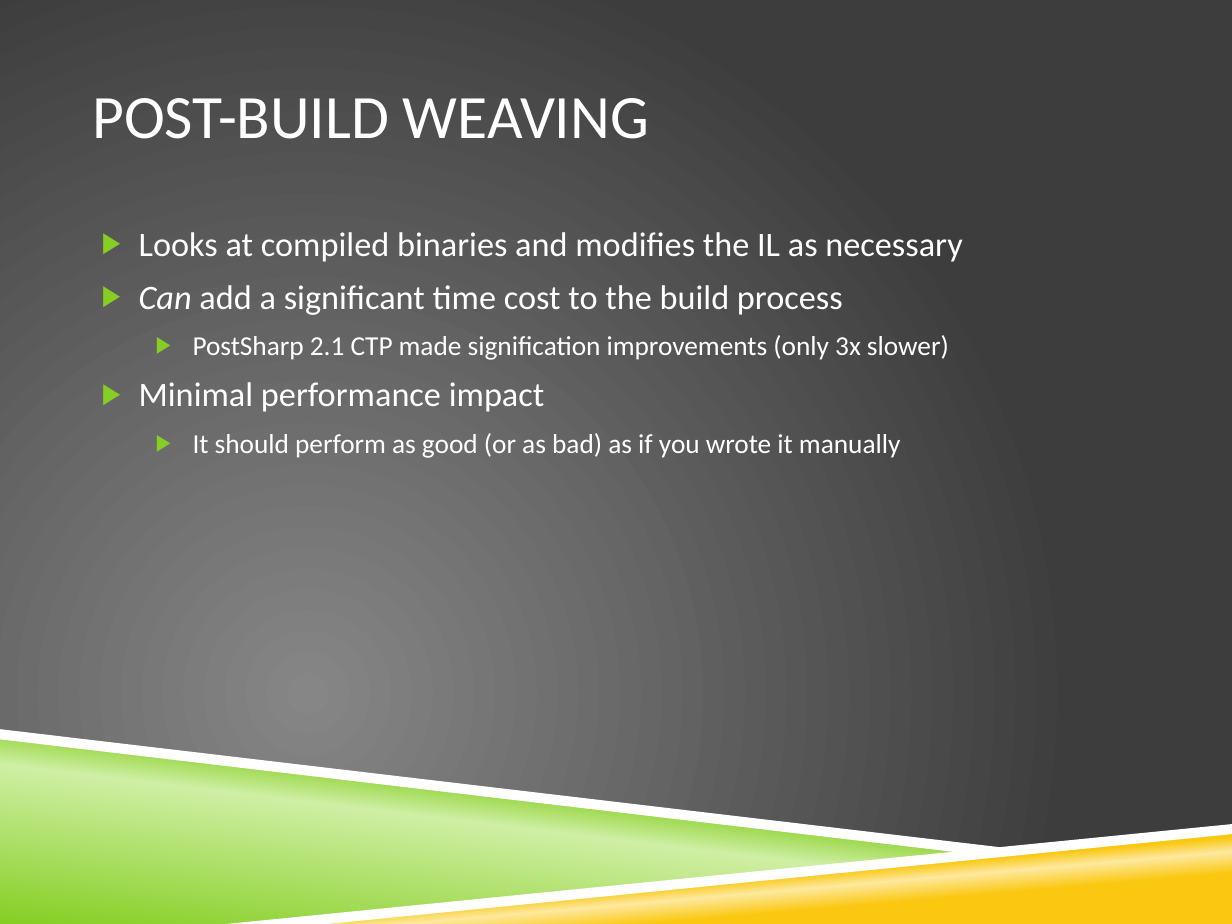
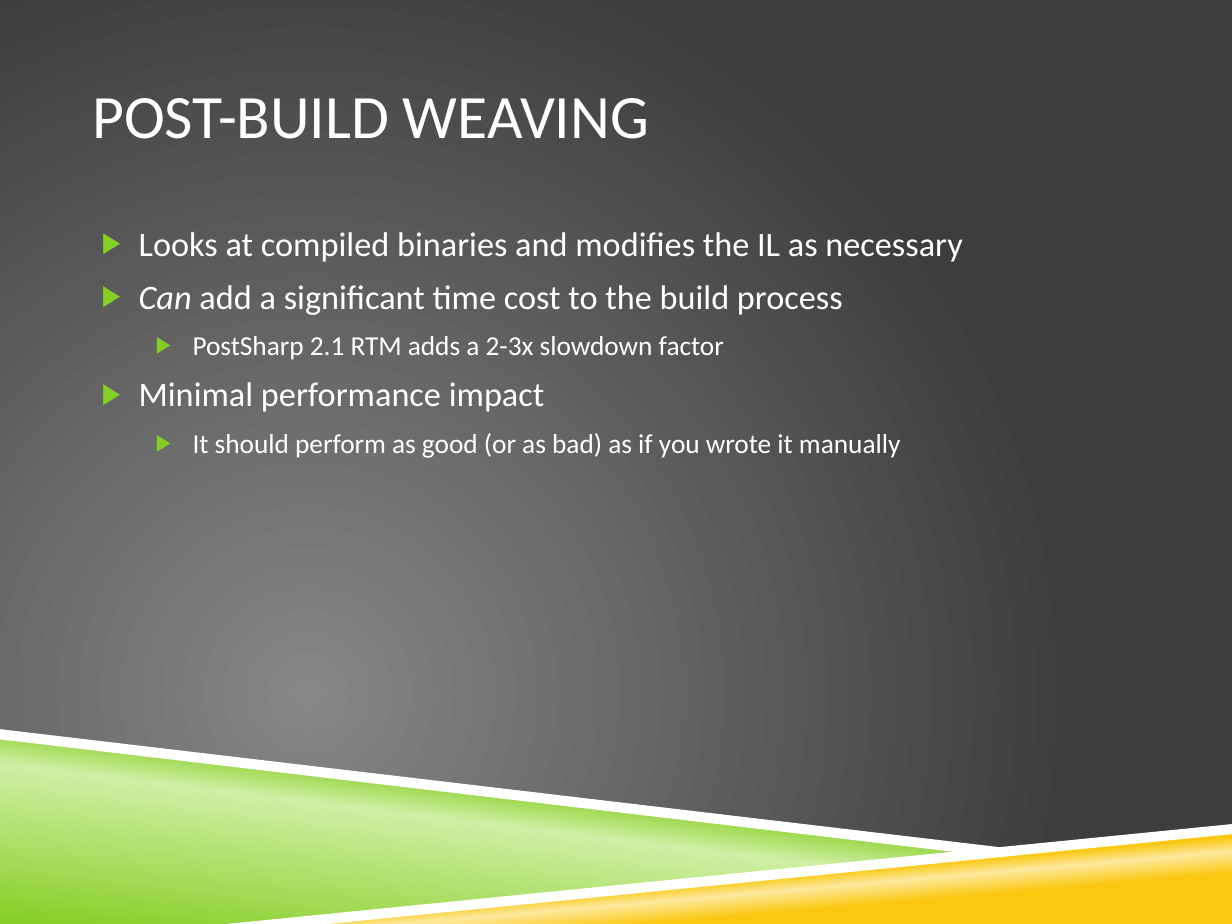
Before and after one commit to bling/AOPDemo, a slide deck: slide 9 of Aspect Oriented Programming.pptx. Drawn at 1232x924 pixels with LibreOffice and Linux fonts; fonts in the diff are those of the drawing; background and template pictures are left out. Boxes give left, top, right and bottom in pixels: in the first picture for what was removed or moved away, otherwise in the second. Text is boxed around its words. In the diff, an @@ line names an element or a change of style, - is before the commit and + after.

```diff
--- a/Aspect Oriented Programming.pptx
+++ b/Aspect Oriented Programming.pptx
@@ text at [193,336,724,360]: text changed @@
-  ▶ PostSharp 2.1 CTP made signification improvements (only 3x slower)
+  ▶ PostSharp 2.1 RTM adds a 2-3x slowdown factor
```
Also in this commit, not shown: 3 other files.
